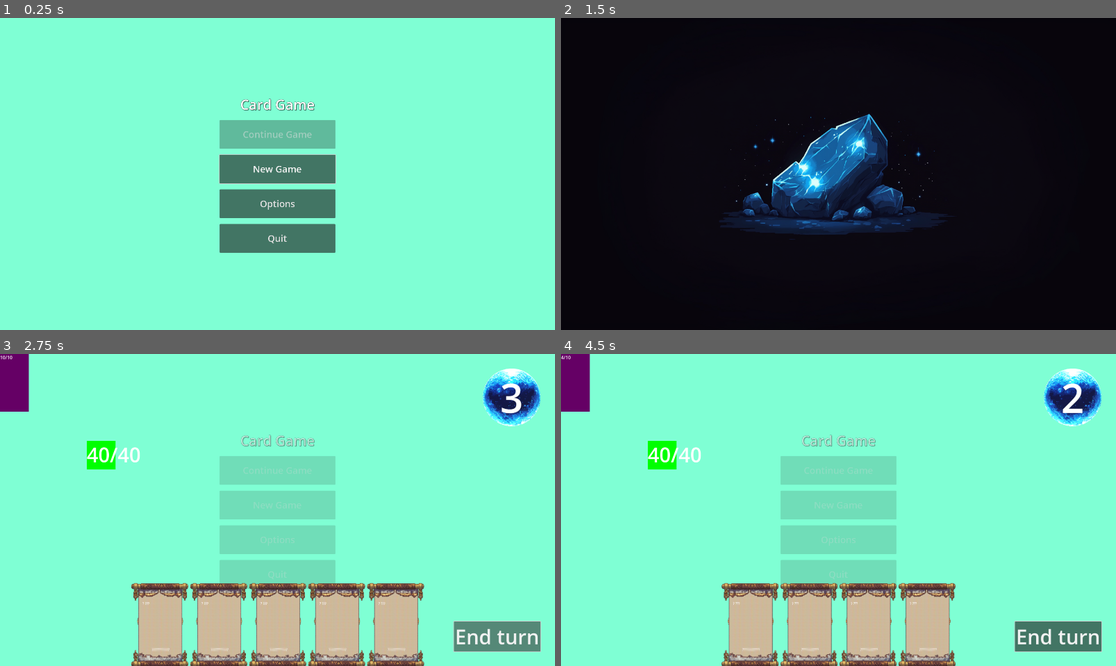
Above: before the commit, frames 1-4 (two rows, left to right).
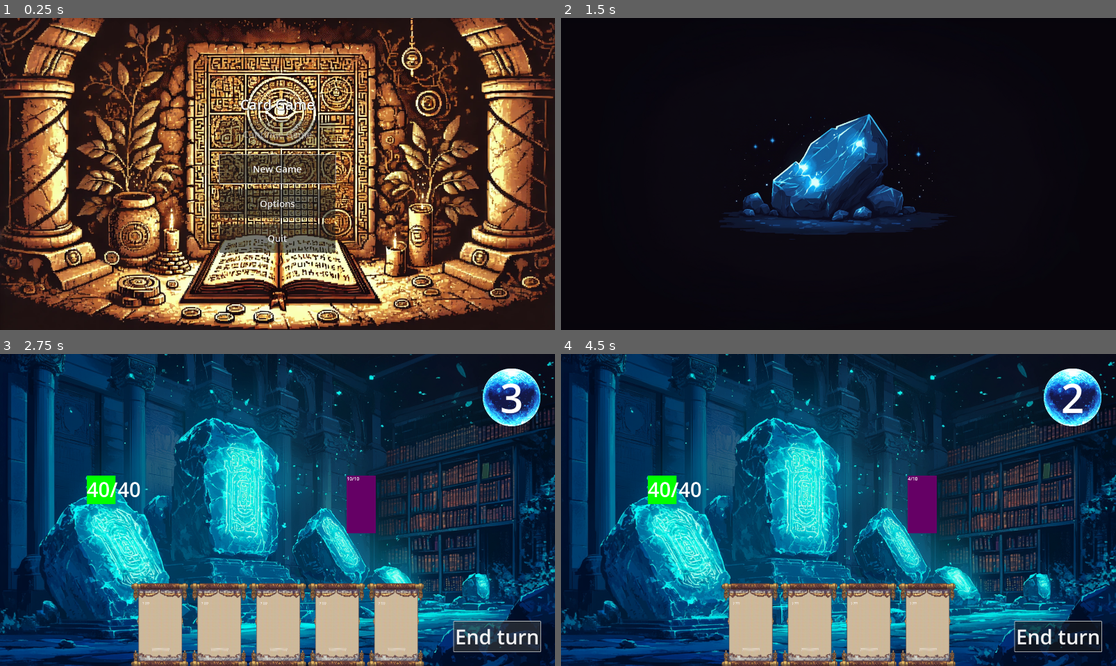
Above: after the commit, the same moments.

Repository: Pixel-Pilgrims/game-off-2024
Game: Godot game, scene res://scenes/main.tscn
The game is run twice, just before and just after one commit, with the same random seed, the same clock (stepped at 60 frames per second) and the same inputs. Sound files missing from this copy of the repository are replaced by a short silence.
Inputs (mouse positions are in pixels of both pictures, inside the frame that each line leads up to):
- Up to frame 1 (0.25 s): no input
- Up to frame 2 (1.5 s): click "New Game" at 0.5 s; tap Enter at 1.25 s; move the mouse to (960, 158) at 1.27 s; click (960, 158) at 1.42 s
- Up to frame 3 (2.75 s): click "End turn" at 2 s
- Up to frame 4 (4.5 s): click "End turn" at 2.75 s; click "End turn" at 3.5 s; tap Space at 4.25 s; move the mouse to (721, 622) at 4.27 s; click (721, 622) at 4.42 s

The runs differ from the first frame. In frame 1, 100% of the frame differs, in the area x 0-100%, y 0-100%; in frame 2, nothing differs; in frame 3, 87%; in frame 4, 89%.

Commit message:
feat: add complete adventure loop

Diff:
--- a/project.godot
+++ b/project.godot
@@ -42,6 +42,10 @@
 config/itch_username=""
 config/itch_project_name=""
 
+[global_group]
+
+encounter_nodes="All currently present encounter nodes"
+
 [maaacks_options_menus]
 
 disable_plugin_dialogues=true
--- a/resources/adventures/ingame_tutorial/0_combat.tres
+++ b/resources/adventures/ingame_tutorial/0_combat.tres
@@ -1,5 +1,6 @@
-[gd_resource type="Resource" script_class="CombatEncounterNodeData" load_steps=6 format=3 uid="uid://dsohl2qco44tx"]
+[gd_resource type="Resource" script_class="CombatEncounterNodeData" load_steps=7 format=3 uid="uid://dsohl2qco44tx"]
 
+[ext_resource type="Texture2D" uid="uid://dxq4fe4rkpgs6" path="res://assets/backgrounds/combat_bg.png" id="1_msf4q"]
 [ext_resource type="Script" path="res://scripts/data/encounter_node_data.gd" id="1_w06wc"]
 [ext_resource type="Script" path="res://scripts/data/enemy_data.gd" id="2_7oxnr"]
 [ext_resource type="Resource" uid="uid://b61wo0msir67x" path="res://resources/adventures/ingame_tutorial/1_combat.tres" id="2_lvvpg"]
@@ -11,3 +12,4 @@
 enemies = Array[ExtResource("2_7oxnr")]([ExtResource("4_sukwl")])
 childNodes = Array[ExtResource("1_w06wc")]([ExtResource("2_lvvpg")])
 completed = false
+background = ExtResource("1_msf4q")
--- a/scenes/adventure_map.tscn
+++ b/scenes/adventure_map.tscn
@@ -9,6 +9,8 @@
 anchor_bottom = 1.0
 grow_horizontal = 2
 grow_vertical = 2
+size_flags_horizontal = 3
+size_flags_vertical = 3
 
 [node name="ScrollContainer" type="ScrollContainer" parent="."]
 layout_mode = 1
@@ -22,6 +24,7 @@
 
 [node name="AdventureStages" type="HBoxContainer" parent="ScrollContainer"]
 layout_mode = 2
+size_flags_vertical = 3
 
 [node name="LinesContainer" type="Node2D" parent="ScrollContainer"]
 z_index = -1
--- a/scenes/combat.tscn
+++ b/scenes/combat.tscn
@@ -20,7 +20,7 @@
 script = ExtResource("5_pl43j")
 
 [node name="Player" type="Node2D" parent="."]
-position = Vector2(300, 300)
+position = Vector2(300, 420)
 script = ExtResource("7_dwwk6")
 
 [node name="Visual" type="ColorRect" parent="Player"]
@@ -34,11 +34,8 @@
 theme_override_font_sizes/font_size = 70
 text = "40/40"
 
-[node name="EnemiesContainer" type="HBoxContainer" parent="."]
-offset_right = 40.0
-offset_bottom = 40.0
-theme_override_constants/separation = 20
-alignment = 1
+[node name="EnemiesContainer" type="Node2D" parent="."]
+position = Vector2(1200, 420)
 
 [node name="UI" type="CanvasLayer" parent="."]
 
--- a/scenes/encounter_node.tscn
+++ b/scenes/encounter_node.tscn
@@ -3,7 +3,7 @@
 [ext_resource type="Script" path="res://scripts/scenes/encounter_node.gd" id="1_6g2l7"]
 [ext_resource type="Script" path="res://scripts/utils/circle.gd" id="2_kg7rm"]
 
-[node name="EncounterNode" type="Control"]
+[node name="EncounterNode" type="Control" groups=["encounter_nodes"]]
 custom_minimum_size = Vector2(100, 100)
 layout_mode = 3
 anchors_preset = 15
--- a/scripts/data/encounter_node_data.gd
+++ b/scripts/data/encounter_node_data.gd
@@ -3,3 +3,4 @@
 
 @export var childNodes: Array[EncounterNodeData] = []
 @export var completed: bool = false
+@export var background: Resource
--- a/scripts/enemy.gd
+++ b/scripts/enemy.gd
@@ -16,7 +16,7 @@
 
 func take_turn() -> void:
 	print("Enemy turn")
-	var player = get_node("/root/Combat/Player")
+	var player = get_node("/root/Main/Combat/Player")
 	if player:
 		# This will be replaced with actual ability usage
 		pass
--- a/scripts/managers/adventure_manager.gd
+++ b/scripts/managers/adventure_manager.gd
@@ -12,8 +12,9 @@
 @export var DASH_LENGTH: float = 10.0
 @export var GAP_LENGTH: float = 10.0
 
-func init_adventure(adventureResource: AdventureMapData) -> void:
+func init_adventure(adventureResource: AdventureMapData):
 	adventure = adventureResource
+	BackgroundSystem.setup_background(null)
 	drawMap()
 
 func drawMap() -> void:
--- a/scripts/managers/pause_manager.gd
+++ b/scripts/managers/pause_manager.gd
@@ -2,20 +2,22 @@
 
 const PAUSE_MENU = preload("res://scenes/pause_menu.tscn")
 
-var pause_menu: Control
+var pause_menu: Control = null
 var is_paused: bool = false
 
 func _ready() -> void:
-	pause_menu = PAUSE_MENU.instantiate()
-	add_child(pause_menu)
-	# Register with UI scaling system
-	var ui_scale_manager = get_node("/root/Main/UIScaleManager")
-	ui_scale_manager.register_ui_root(pause_menu)
+	setup_pause_menu()
 	process_mode = Node.PROCESS_MODE_ALWAYS
-	pause_menu = PAUSE_MENU.instantiate()
-	add_child(pause_menu)
-	pause_menu.resume_pressed.connect(_on_resume)
-	pause_menu.quit_pressed.connect(_on_quit)
+
+func setup_pause_menu() -> void:
+	if pause_menu == null:
+		pause_menu = PAUSE_MENU.instantiate()
+		add_child(pause_menu)
+		var ui_scale_manager = get_node("/root/Main/UIScaleManager")
+		ui_scale_manager.register_ui_root(pause_menu)
+		pause_menu.resume_pressed.connect(_on_resume)
+		pause_menu.quit_pressed.connect(_on_quit)
+		pause_menu.hide()
 
 func _unhandled_input(event: InputEvent) -> void:
 	if event.is_action_pressed("ui_cancel"):  # ESC key
@@ -34,6 +36,15 @@
 	toggle_pause()
 
 func _on_quit() -> void:
-	# You might want to confirm before quitting
+	print("Pause Menu: Handling quit to main menu")
+	# Unpause the game
+	is_paused = false
 	get_tree().paused = false
-	get_node("/root/Main").show_main_menu()
+	pause_menu.hide()
+
+	# Let Main handle the scene transition
+	var main = get_node("/root/Main")
+	if main:
+		main.show_main_menu()
+	else:
+		print("ERROR: Couldn't find Main node!")
--- a/scripts/pause_menu.gd
+++ b/scripts/pause_menu.gd
@@ -5,12 +5,17 @@
 
 func _ready() -> void:
 	hide()
-	$PanelContainer/MarginContainer/VBoxContainer/ResumeButton.pressed.connect(_on_resume_pressed)
-	$PanelContainer/MarginContainer/VBoxContainer/QuitButton.pressed.connect(_on_quit_pressed)
+	# Connect button signals
+	var resume_button = $PanelContainer/MarginContainer/VBoxContainer/ResumeButton
+	var quit_button = $PanelContainer/MarginContainer/VBoxContainer/QuitButton
+
+	if not resume_button.pressed.is_connected(_on_resume_pressed):
+		resume_button.pressed.connect(_on_resume_pressed)
+	if not quit_button.pressed.is_connected(_on_quit_pressed):
+		quit_button.pressed.connect(_on_quit_pressed)
 
 func _on_resume_pressed() -> void:
 	resume_pressed.emit()
-	hide()
 
 func _on_quit_pressed() -> void:
 	quit_pressed.emit()
--- a/scripts/scenes/card.gd
+++ b/scripts/scenes/card.gd
@@ -80,28 +80,32 @@
 		if event.button_index == MOUSE_BUTTON_RIGHT and event.pressed:
 			show_decode_menu()
 		elif event.button_index == MOUSE_BUTTON_LEFT and event.pressed:
-			var combat_manager = get_node("/root/Combat/CombatManager")
+			var combat_scene = get_node("/root/Main/Combat")
+			var combat_manager = combat_scene.get_node("CombatManager")
 			if combat_manager and combat_manager.can_play_card(card_data.energy_cost):
 				play_card()
 
 func play_card() -> void:
-	var combat_manager = get_node("/root/Combat/CombatManager")
+	var combat_scene = get_node("/root/Main/Combat")
+	var combat_manager = combat_scene.get_node("CombatManager")
 	combat_manager.spend_energy(card_data.energy_cost)
 	execute_effect()
 	card_played.emit(self)
 	queue_free()
 
 func execute_effect() -> void:
+	var combat_scene = get_node("/root/Main/Combat")
+
 	match card_data.card_type:
 		"attack":
-			var enemies_container = get_node("/root/Combat/EnemiesContainer")
+			var enemies_container = combat_scene.get_node("EnemiesContainer")
 			if enemies_container and enemies_container.get_child_count() > 0:
 				# For now, just target the first enemy
 				# You might want to implement target selection later
 				var enemy = enemies_container.get_child(0)
 				enemy.take_damage(get_effect_value())
 		"block":
-			var player = get_node("/root/Combat/Player")
+			var player = combat_scene.get_node("Player")
 			if player:
 				player.gain_block(get_effect_value())
 
@@ -128,7 +132,8 @@
 	popup.popup()
 
 func _on_decode_option_selected(id: int) -> void:
-	var decoder = get_node("/root/Combat/DecoderManager")
+	var combat_scene = get_node("/root/Main/Combat")
+	var decoder = combat_scene.get_node("DecoderManager")
 	match id:
 		0: decoder.decode_aspect(self, "cost")
 		1: decoder.decode_aspect(self, "type")
--- a/scripts/scenes/main.gd
+++ b/scripts/scenes/main.gd
@@ -1,40 +1,63 @@
-# main.gd
 extends Node
 
 @onready var combat_scene = preload("res://scenes/combat.tscn")
 @onready var menu_scene = preload("res://scenes/menus/main_menu.tscn")
-@onready var home_base_scene = preload("res://scripts/scenes/home_base.tscn")
+@onready var home_base_scene = preload("res://scenes/home_base.tscn")
 
 var current_scene: Node = null
 
 func _ready():
 	var ui_scale_manager = Node.new()
-	ui_scale_manager.name = "UIScaleManager"  # Named for easy reference
+	ui_scale_manager.name = "UIScaleManager"
 	ui_scale_manager.set_script(load("res://scripts/managers/ui_scale_manager.gd"))
 	add_child(ui_scale_manager)
 	# Ensure config is applied before showing the menu
 	await get_tree().create_timer(0.1).timeout
 	show_main_menu()
 
-func show_main_menu():
+func cleanup_current_scene() -> void:
+	print("Main: Cleaning up current scene")
+	AdventureSystem.cleanup()
 	if current_scene:
+		remove_child(current_scene)
 		current_scene.queue_free()
-	current_scene = menu_scene.instantiate()
-	add_child(current_scene)
-	# The menu will enable itself in its _ready() function
+		current_scene = null
 
-func start_combat():
-	if current_scene:
-		current_scene.queue_free()
-	current_scene = combat_scene.instantiate()
+func transition_to_scene(new_scene: Node) -> void:
+	print("Transitioning to new scene: ", new_scene.name)
+	cleanup_current_scene()
+
+	print("Adding new scene: ", new_scene.name)
+	current_scene = new_scene
 	add_child(current_scene)
 
-func combat_won():
-	print("Combat won")
+func show_main_menu() -> void:
+	print("Showing main menu")
+	var new_menu = menu_scene.instantiate()
+	call_deferred("transition_to_scene", new_menu)
+
+func start_combat() -> void:
+	var new_combat = combat_scene.instantiate()
+	call_deferred("transition_to_scene", new_combat)
+
+func start_home_base() -> void:
+	var new_home = home_base_scene.instantiate()
+	call_deferred("transition_to_scene", new_home)
+
+func handle_new_game() -> void:
+	GameState.start_new_run()
+	var new_game_cutscene = load("res://resources/cutscenes/new_game/new_game_cutscene.tres")
+	cleanup_current_scene()
+
+	# Start the cutscene
+	CutsceneSystem.play_cutscene(new_game_cutscene, func():
+		# After cutscene, start tutorial
+		var ingame_tutorial_adventure = load("res://resources/adventures/ingame_tutorial/adventure_map.tres")
+		AdventureSystem.start_adventure(ingame_tutorial_adventure)
+		# Connect to adventure completion if not already connected
+		if not AdventureSystem.adventure_completed.is_connected(_on_tutorial_completed):
+			AdventureSystem.adventure_completed.connect(_on_tutorial_completed)
+	)
+
+func _on_tutorial_completed(_adventure: AdventureMapData) -> void:
 	start_home_base()
-
-func start_home_base():
-	if current_scene:
-		current_scene.queue_free()
-	current_scene = home_base_scene.instantiate()
-	add_child(current_scene)
--- a/scripts/scenes/main_menu.gd
+++ b/scripts/scenes/main_menu.gd
@@ -2,7 +2,6 @@
 extends Control
 
 const OPTIONS_SCENE = preload("res://scenes/menus/options_menu.tscn")
-const HOME_BASE_SCENE = preload("res://scripts/scenes/home_base.tscn")
 
 func _ready():
 	$CenterContainer/VBoxContainer/StartButton.pressed.connect(_on_start_pressed)
@@ -11,23 +10,14 @@
 	$CenterContainer/VBoxContainer/QuitButton.pressed.connect(_on_quit_pressed)
 	# Enable menu when it's first shown
 	enable_menu()
+	BackgroundSystem.setup_for_scene(name)
 
 func _on_start_pressed():
 	print("start pressed")
 	# Disable menu interaction before starting cutscene
 	disable_menu()
-	GameState.start_new_run()
-	var new_game_cutscene = load("res://resources/cutscenes/new_game/new_game_cutscene.tres")
-	CutsceneSystem.play_cutscene(new_game_cutscene, start_ingame_tutorial)
-
-func start_ingame_tutorial() -> void:
-	var ingame_tutorial_adventure = load("res://resources/adventures/ingame_tutorial/adventure_map.tres")
-	AdventureSystem.start_adventure(ingame_tutorial_adventure)
-	AdventureSystem.adventure_completed.connect(_on_ingame_tutorial_completed)
-
-func _on_ingame_tutorial_completed(adventure: AdventureMapData):
-	get_node("/root/Main").start_home_base()
-
+	# Tell the main scene to handle the new game sequence
+	get_node("/root/Main").handle_new_game()
 
 func _on_quit_pressed():
 	print("quit pressed")
--- a/scripts/systems/adventure_system.gd
+++ b/scripts/systems/adventure_system.gd
@@ -10,9 +10,30 @@
 
 var current_adventure: AdventureMapData
 var current_node: EncounterNodeData
-var current_combat_scene: Node
+var current_scene: Node
+var map_instance: Node
+
+func cleanup() -> void:
+	print("Adventure System: Cleaning up...")
+	if is_instance_valid(current_scene):
+		print("Removing current scene")
+		if current_scene.get_parent():
+			current_scene.get_parent().call_deferred("remove_child", current_scene)
+			current_scene.call_deferred("queue_free")
+		current_scene = null
+
+	if is_instance_valid(map_instance):
+		print("Removing map instance")
+		if map_instance.get_parent():
+			map_instance.get_parent().call_deferred("remove_child", map_instance)
+			map_instance.call_deferred("queue_free")
+		map_instance = null
+
+	current_node = null
 
 func start_adventure(adventure_data: AdventureMapData) -> void:
+	print("Starting new adventure")
+	cleanup()  # Clean up any existing adventure first
 	current_adventure = adventure_data
 	current_node = null
 
@@ -24,12 +45,27 @@
 		show_map()
 
 func show_map() -> void:
-	var map_instance = ADVENTURE_MAP_SCENE.instantiate()
-	get_tree().root.add_child(map_instance)
-	map_instance.get_node("AdventureManager").init_adventure(current_adventure)
+	if current_scene or map_instance:
+		cleanup()
+		await get_tree().process_frame
+
+	print("Creating new adventure map")
+	map_instance = ADVENTURE_MAP_SCENE.instantiate()
+	var main = get_node("/root/Main")
+	main.call_deferred("add_child", map_instance)
+
+	await get_tree().process_frame
+	var adventure_manager = map_instance.get_node("AdventureManager")
+	if adventure_manager:
+		print("Initializing adventure map")
+		adventure_manager.init_adventure(current_adventure)
+		var encounter_nodes = get_tree().get_nodes_in_group("encounter_nodes")
+		for node in encounter_nodes:
+			node.connect('node_clicked', select_encounter)
+	else:
+		push_error("AdventureManager not found in map instance")
 
 func _auto_start_first_encounter(start_node: StartEncounterNodeData) -> void:
-	# Get the first available child node
 	if start_node.childNodes.size() > 0:
 		var first_encounter = start_node.childNodes[0]
 		select_encounter(first_encounter)
@@ -38,10 +74,16 @@
 	if not can_select_encounter(encounter_node):
 		return
 
+	print("Selecting encounter: ", encounter_node.get_class())
 	current_node = encounter_node
 	encounter_selected.emit(encounter_node)
 
-	# Handle different encounter types
+	if is_instance_valid(map_instance):
+		if map_instance.get_parent():
+			map_instance.get_parent().call_deferred("remove_child", map_instance)
+			map_instance.call_deferred("queue_free")
+		map_instance = null
+
 	if encounter_node is CombatEncounterNodeData:
 		start_combat(encounter_node)
 	elif encounter_node is EventEncounterNodeData:
@@ -50,14 +92,11 @@
 		handle_finish_encounter(encounter_node)
 
 func can_select_encounter(node: EncounterNodeData) -> bool:
-	# Can't select already completed encounters
 	if node.completed:
 		return false
 
-	# Must have a completed parent (unless it's the start node)
 	if not node is StartEncounterNodeData:
 		var has_completed_parent = false
-		# Check all parent nodes directly
 		for potential_parent in _get_all_parent_nodes(node):
 			if potential_parent.completed:
 				has_completed_parent = true
@@ -69,74 +108,89 @@
 
 func _get_all_parent_nodes(node: EncounterNodeData) -> Array[EncounterNodeData]:
 	var parents: Array[EncounterNodeData] = []
-
-	# Start from the root and traverse the tree
 	_find_parents_recursive(current_adventure.rootEncounterNode, node, parents)
-
 	return parents
 
 func _find_parents_recursive(current: EncounterNodeData, target: EncounterNodeData, parents: Array[EncounterNodeData]) -> bool:
-	# Check if any of this node's children is our target
 	for child in current.childNodes:
 		if child == target:
 			parents.append(current)
 			return true
-		# Recursively check this child's children
 		if _find_parents_recursive(child, target, parents):
+			parents.append(current)
 			return true
-
 	return false
 
 func complete_current_encounter() -> void:
-	if current_node:
-		current_node.completed = true
-		encounter_completed.emit(current_node)
-
-		if current_node is FinishEncounterNodeData:
-			adventure_completed.emit(current_adventure)
-		else:
-			# If we have a current combat/event scene, remove it
-			if current_combat_scene:
-				current_combat_scene.queue_free()
-				current_combat_scene = null
-
-			await get_tree().process_frame
-			show_map()
+	if not current_node:
+		return
+
+	print("Completing encounter: ", current_node.get_class())
+	current_node.completed = true
+	encounter_completed.emit(current_node)
+
+	if current_node is FinishEncounterNodeData:
+		adventure_completed.emit(current_adventure)
+	else:
+		call_deferred("_handle_encounter_completion")
+
+func _handle_encounter_completion() -> void:
+	if is_instance_valid(current_scene):
+		if current_scene.get_parent():
+			current_scene.get_parent().call_deferred("remove_child", current_scene)
+			current_scene.call_deferred("queue_free")
+		current_scene = null
+
+	await get_tree().process_frame
+	print("Showing map after encounter completion")
+	show_map()
 
 func start_combat(combat_node: CombatEncounterNodeData) -> void:
-	var combat_scene = COMBAT_SCENE.instantiate()
-
-	# Get the enemies container
-	var enemies_container = combat_scene.get_node("EnemiesContainer")
-
-	# Add each enemy from the combat node
+	print("Starting combat encounter")
+	BackgroundSystem.setup_background(combat_node.background)
+	var main = get_node("/root/Main")
+	current_scene = COMBAT_SCENE.instantiate()
+
+	var enemies_container = current_scene.get_node("EnemiesContainer")
+
 	for enemy_data in combat_node.enemies:
 		var enemy_instance = enemy_data.enemy_scene.instantiate()
 		enemies_container.add_child(enemy_instance)
-		# Setup enemy with its data if needed
 		if enemy_instance.has_method("setup"):
 			enemy_instance.setup(enemy_data)
 
-	get_tree().root.add_child(combat_scene)
-	current_combat_scene = combat_scene
+	main.call_deferred("add_child", current_scene)
 
 func start_event(event_node: EventEncounterNodeData) -> void:
-	var event_scene = event_node.eventScene.instantiate()
-	# Setup event scene with any necessary data from event_node
-	get_tree().root.add_child(event_scene)
-	current_combat_scene = event_scene
+	print("Starting event encounter")
+	BackgroundSystem.setup_background(event_node.background)
+	if event_node.eventScene:
+		var main = get_node("/root/Main")
+		current_scene = event_node.eventScene.instantiate()
+		main.call_deferred("add_child", current_scene)
+	else:
+		print("Warning: Event node has no scene assigned")
+		complete_current_encounter()
 
 func handle_finish_encounter(finish_node: FinishEncounterNodeData) -> void:
-	var finish_scene = finish_node.finishScene.instantiate()
-	get_tree().root.add_child(finish_scene)
-	current_combat_scene = finish_scene
+	print("Starting finish encounter")
+	if finish_node.finishScene:
+		var main = get_node("/root/Main")
+		current_scene = finish_node.finishScene.instantiate()
+		main.call_deferred("add_child", current_scene)
+	else:
+		print("Completing adventure without finish scene")
+		complete_current_encounter()
 
 func return_to_map() -> void:
-	# Only return to map if we aren't finished
 	if not (current_node is FinishEncounterNodeData):
+		if is_instance_valid(current_scene):
+			if current_scene.get_parent():
+				current_scene.get_parent().call_deferred("remove_child", current_scene)
+				current_scene.call_deferred("queue_free")
+			current_scene = null
 		show_map()
 
-# Utility functions for other systems to use
 func get_current_adventure() -> AdventureMapData:
 	return current_adventure
 
--- a/scripts/systems/background_system.gd
+++ b/scripts/systems/background_system.gd
@@ -4,39 +4,53 @@
 const MAIN_MENU_BG = preload("res://assets/backgrounds/main_menu_bg.webp")
 const COMBAT_BG = preload("res://assets/backgrounds/combat_bg.png")
 
-func _ready():
-	setup_background()
+var current_background: Control
 
-func setup_background():
-	# Create a TextureRect node as the background
-	var background = TextureRect.new()
+func setup_for_scene(scene_type: String) -> void:
+	print("Background System: Setting up background for ", scene_type)
 
-	# Get the parent scene name directly
-	var current_scene = get_parent().name
-	print("Current scene: ", current_scene)  # Debug print
+	var background: Control
 
-	# Set the texture based on the current scene
-	if current_scene == "MainMenu":
-		background.texture = MAIN_MENU_BG
-	elif current_scene == "Combat":
-		background.texture = COMBAT_BG
+	match scene_type:
+		"MainMenu":
+			background = TextureRect.new()
+			background.texture = MAIN_MENU_BG
+		"Combat":
+			background = TextureRect.new()
+			background.texture = COMBAT_BG
+		_:
+			background = ColorRect.new()
+			background.color = Color.DARK_TURQUOISE
+
+	if background is TextureRect:
+		background.stretch_mode = TextureRect.STRETCH_KEEP_ASPECT_COVERED
+
+	background.set_anchors_preset(Control.PRESET_FULL_RECT)
+	background.z_index = -1
+	background.mouse_filter = Control.MOUSE_FILTER_IGNORE
+
+	add_child(background)
+	current_background = background
+
+func setup_background(backgroundResource: Resource) -> void:
+	print("Background System: Setting up background for encounter")
+
+	var background: Control
+
+	var encounterBackground = backgroundResource
+	if encounterBackground:
+		background = TextureRect.new()
+		background.texture = encounterBackground
 	else:
 		background = ColorRect.new()
-		background.color = Color.AQUAMARINE
+		background.color = Color.DARK_TURQUOISE
 
 	if background is TextureRect:
-		# Set the stretch mode to cover the entire area while maintaining aspect ratio
 		background.stretch_mode = TextureRect.STRETCH_KEEP_ASPECT_COVERED
 
-		# Set it to fill the entire viewport
 	background.set_anchors_preset(Control.PRESET_FULL_RECT)
-
-	# Make sure it stays behind other elements
 	background.z_index = -1
-
-	# Ignore mouse input so controls underneath work
 	background.mouse_filter = Control.MOUSE_FILTER_IGNORE
 
-	# Add the background as the first child
 	add_child(background)
-	move_child(background, 0)
+	current_background = background
Not shown, added: repomix-output.txt
Not shown: 3 places in scenes/home_base.tscn that only renumber resources
